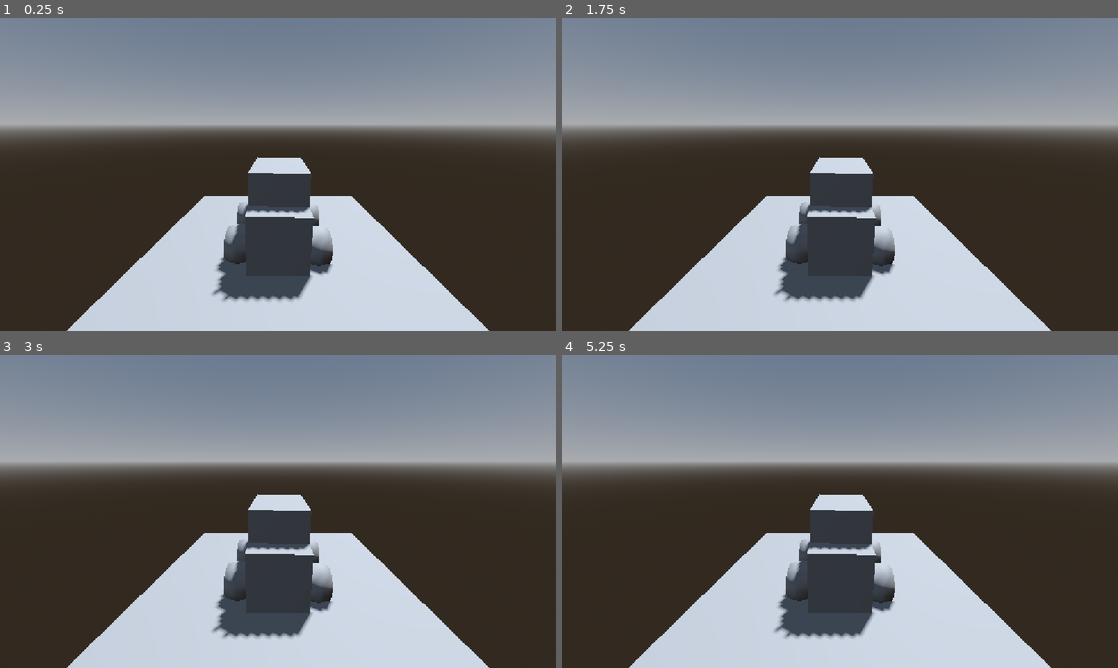
Above: before the commit, frames 1-4 (two rows, left to right).
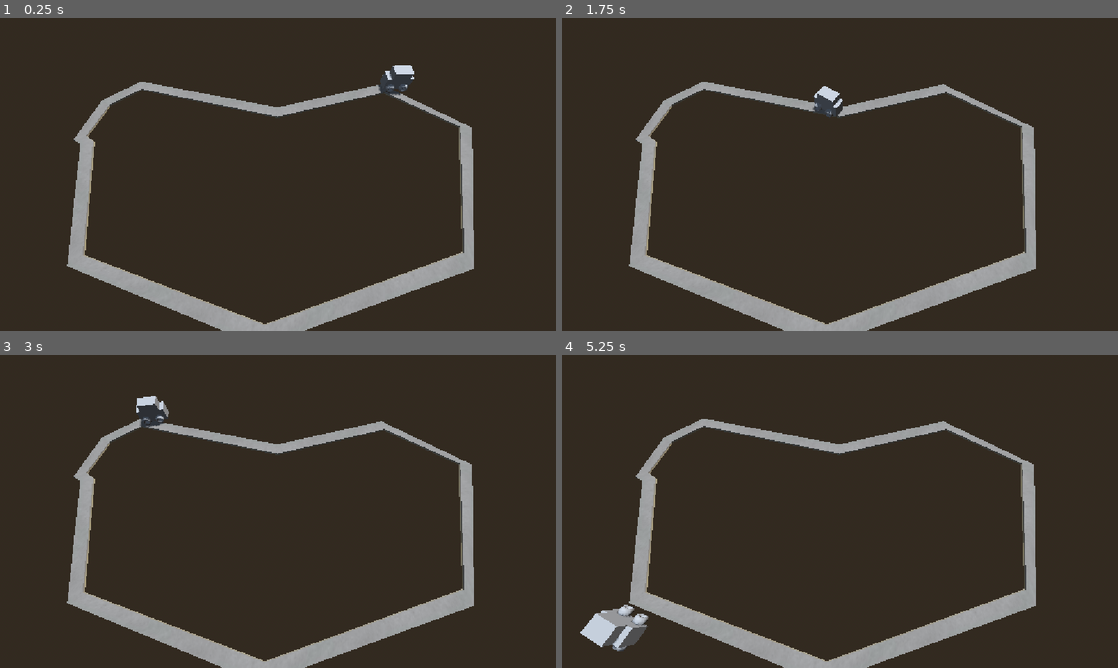
Above: after the commit, the same moments.

Repository: MauroEscalante-Hub/Linea-San-Gnomo
Game: Godot game, scene res://Escenas/test.tscn
Same seed, same stepped clock (60 frames per second), same inputs: the game is played once before the commit and once after it. Before the commit the project has no main scene; this scene is started directly in both runs.
Inputs:
- Up to frame 1 (0.25 s): no input
- Up to frame 2 (1.75 s): no input
- Up to frame 3 (3 s): no input
- Up to frame 4 (5.25 s): no input

The runs differ from the first frame. In frame 1, 63% of the frame differs, in the area x 0-100%, y 0-100%; in frame 2, 64%; in frame 3, 63%; in frame 4, 64%.

Commit message:
Autito(tren ) se mueve fuera del path 3D
Creaccion del tren  y una prueba testeo

Diff:
--- a/Escenas/Tren/Vagon.tscn
+++ b/Escenas/Tren/Vagon.tscn
@@ -1,4 +1,6 @@
 [gd_scene format=4 uid="uid://pmc2plsrtcig"]
+
+[ext_resource type="Script" uid="uid://bv0mo455wfo0x" path="res://Scripts/vagon.gd" id="1_4b57l"]
 
 [sub_resource type="ArrayMesh" id="ArrayMesh_182kk"]
 _surfaces = [{
@@ -15,6 +17,7 @@
 size = Vector3(0.9869995, 1.649292, 2.314331)
 
 [node name="VehicleBody3D" type="VehicleBody3D" unique_id=2072145692]
+script = ExtResource("1_4b57l")
 
 [node name="CSGBakedMeshInstance3D" type="MeshInstance3D" parent="." unique_id=1605239507]
 mesh = SubResource("ArrayMesh_182kk")
@@ -34,7 +37,6 @@
 size = Vector3(1, 0.58154297, 1.5257568)
 
 [node name="Ruedas" type="CSGCombiner3D" parent="CSGCombiner3D" unique_id=1114049178]
-transform = Transform3D(1, 0, 0, 0, 1, 0, 0, 0, 1, 0, -0.14361227, 0)
 
 [node name="CSGTorus3D" type="CSGTorus3D" parent="CSGCombiner3D/Ruedas" unique_id=1065254063]
 transform = Transform3D(-1.9352614e-08, -0.96381086, 0, 0.4427362, -4.212951e-08, 0, 0, 0, 0.4668206, -0.6977424, -0.1187105, -1.1500455)
@@ -49,7 +51,6 @@
 sides = 10
 
 [node name="Ruedas2" type="CSGCombiner3D" parent="CSGCombiner3D" unique_id=1347310218]
-transform = Transform3D(1, 0, 0, 0, 1, 0, 0, 0, 1, 0, -0.14361227, 1.1315558)
 
 [node name="CSGTorus3D" type="CSGTorus3D" parent="CSGCombiner3D/Ruedas2" unique_id=1639560017]
 transform = Transform3D(-1.9352614e-08, -0.96381086, 0, 0.4427362, -4.212951e-08, 0, 0, 0, 0.4668206, -0.6977424, -0.1187105, -1.1500455)
@@ -68,13 +69,21 @@
 shape = SubResource("BoxShape3D_5cipi")
 
 [node name="Giro1" type="VehicleWheel3D" parent="." unique_id=2007168836]
-transform = Transform3D(1, 0, 0, 0, 0.6328617, 0, 0, 0, 0.629076, -0.6934922, -0.24459565, -0.01856935)
+transform = Transform3D(1, 0, 0, 0, 0.6328617, 0, 0, 0, 0.629076, -0.6941999, -0.24459565, -0.01856935)
+use_as_steering = true
+damping_relaxation = 1.165
 
 [node name="Giro2" type="VehicleWheel3D" parent="." unique_id=575587241]
-transform = Transform3D(1, 0, 0, 0, 0.6328617, 0, 0, 0, 0.629076, 0.6294624, -0.24459565, -0.01856935)
+transform = Transform3D(1, 0, 0, 0, 0.6328617, 0, 0, 0, 0.629076, 0.6697623, -0.24459565, -0.01856935)
+use_as_steering = true
+damping_relaxation = 1.165
 
 [node name="Track1" type="VehicleWheel3D" parent="." unique_id=245557345]
-transform = Transform3D(1, 0, 0, 0, 0.6328617, 0, 0, 0, 0.629076, 0.6294624, -0.24459565, -1.1820234)
+transform = Transform3D(1, 0, 0, 0, 0.6328617, 0, 0, 0, 0.629076, 0.6989818, -0.24459565, -1.1820234)
+use_as_traction = true
+damping_relaxation = 1.165
 
 [node name="Track2" type="VehicleWheel3D" parent="." unique_id=1285573281]
-transform = Transform3D(1, 0, 0, 0, 0.6328617, 0, 0, 0, 0.629076, -0.8517179, -0.24459565, -1.1820234)
+transform = Transform3D(1, 0, 0, 0, 0.6328617, 0, 0, 0, 0.629076, -0.6778424, -0.24459565, -1.1820234)
+use_as_traction = true
+damping_relaxation = 1.165
--- /dev/null
+++ b/Escenas/Tren/vagon.gd
@@ -0,0 +1,11 @@
+extends VehicleBody3D
+
+
+# Called when the node enters the scene tree for the first time.
+func _ready() -> void:
+	pass # Replace with function body.
+
+
+# Called every frame. 'delta' is the elapsed time since the previous frame.
+func _process(delta: float) -> void:
+	pass
--- /dev/null
+++ b/Escenas/path_follow_3d.gd
@@ -0,0 +1,8 @@
+extends PathFollow3D
+
+var speed = 0.1
+
+
+# Called every frame. 'delta' is the elapsed time since the previous frame.
+func _process(delta: float) -> void:
+	progress_ratio += delta*speed
--- a/Escenas/test.tscn
+++ b/Escenas/test.tscn
@@ -1,6 +1,8 @@
 [gd_scene format=3 uid="uid://7aj8xokmkfe2"]
 
 [ext_resource type="PackedScene" uid="uid://pmc2plsrtcig" path="res://Escenas/Tren/Vagon.tscn" id="1_37kl0"]
+[ext_resource type="PackedScene" uid="uid://bll051db7doyj" path="res://path.tscn" id="2_d1ytv"]
+[ext_resource type="Script" uid="uid://cmv6ib0nhjx2s" path="res://Escenas/path_follow_3d.gd" id="2_m32vk"]
 
 [sub_resource type="ProceduralSkyMaterial" id="ProceduralSkyMaterial_37kl0"]
 sky_horizon_color = Color(0.66224277, 0.6717428, 0.6867428, 1)
@@ -28,7 +30,8 @@
 shadow_enabled = true
 
 [node name="MeshInstance3D" type="MeshInstance3D" parent="." unique_id=1263049691]
-transform = Transform3D(2.4365098, 0, 0, 0, 1, 0, 0, 0, 3.1672177, -0.0015096664, 0.0057640076, -0.0027635098)
+transform = Transform3D(8.25816, 0, 0, 0, 1, 0, 0, 0, 8.880886, 0, 0, 0)
+visible = false
 mesh = SubResource("PlaneMesh_5cipi")
 
 [node name="StaticBody3D" type="StaticBody3D" parent="MeshInstance3D" unique_id=1580259800]
@@ -36,8 +39,20 @@
 [node name="CollisionShape3D" type="CollisionShape3D" parent="MeshInstance3D/StaticBody3D" unique_id=1529049131]
 shape = SubResource("ConcavePolygonShape3D_8uh7m")
 
-[node name="VehicleBody3D" parent="." unique_id=2072145692 instance=ExtResource("1_37kl0")]
-transform = Transform3D(1, 0, 0, 0, 1, 0, 0, 0, 1, 0, 0.5216222, 0)
+[node name="Camera3D" type="Camera3D" parent="." unique_id=1074324620]
+transform = Transform3D(1, 0, 0, 0, 0.38706774, 0.9220513, 0, -0.9220513, 0.38706774, 0, 14.005024, 8.22526)
 
-[node name="Camera3D" type="Camera3D" parent="." unique_id=1074324620]
-transform = Transform3D(1, 0, 0, 0, 0.9709356, 0.23934105, 0, -0.23934105, 0.9709356, 0, 2.3172727, 3.2160318)
+[node name="Node3D" parent="." unique_id=716112968 instance=ExtResource("2_d1ytv")]
+physics_interpolation_mode = 1
+
+[node name="PathFollow3D" type="PathFollow3D" parent="Node3D" unique_id=289839413]
+transform = Transform3D(0.99999887, 0, 0, 0, 1.0000303, 0, 0, 0, 0.99999887, 10.198107, -0.19000003, -4.2788615)
+progress = 70.4
+h_offset = 0.655
+v_offset = -0.19
+rotation_mode = 4
+use_model_front = true
+script = ExtResource("2_m32vk")
+
+[node name="VehicleBody3D" parent="Node3D/PathFollow3D" unique_id=2072145692 instance=ExtResource("1_37kl0")]
+transform = Transform3D(0.9750549, 0, -0.22196302, 0, 1, 0, 0.22196302, 0, 0.9750549, -1.4028506, 0.87919235, -1.2732)
--- /dev/null
+++ b/path.tscn
@@ -0,0 +1,33 @@
+[gd_scene format=3 uid="uid://bll051db7doyj"]
+
+[ext_resource type="Texture2D" uid="uid://mmufyxugh7qh" path="res://Assets/Texturas/road_road_0019_03_thumb.jpg" id="1_jnavc"]
+
+[sub_resource type="Curve3D" id="Curve3D_cnff4"]
+closed = true
+_data = {
+"points": PackedVector3Array(0, 0, 0, 0, 0, 0, -0.030809402, 0, -2.8191042, 0, 0, 0, 0, 0, 0, -4.9295807, 0, -4.698507, 3.5629044, 0, 0.08383322, -3.5629044, 0, -0.08383322, -9.97613, 0, -6.140769, 0.50432205, 0, -2.3754036, -0.50432205, 0, 2.3754036, -15.31623, 0, -1.9062443, 1.1472378, 0, -3.3448803, -1.1472378, 0, 3.3448803, -14.947606, 0, 1.1861801, 0, 0, 0, 0, 0, 0, -10.8450775, 0, 9.552734, 0, 0, 0, 0, 0, 0, -0.50299835, 0, 11.631831, 0, 0, 0, 0, 0, 0, 11.904289, 0, 7.733596, 0, 0, 0, 0, 0, 0, 13.245621, 0, 4.5060253, 0, 0, 0, 0, 0, 0, 14.67078, 0, 0.9850373, 0, 0, 0, 0, 0, 0, 14.88036, 0, -1.8652847, 0, 0, 0, 0, 0, 0, 9.556961, 0, -5.5120215),
+"tilts": PackedFloat32Array(0, 0, 0, 0, 0, 0, 0, 0, 0, 0, 0, 0)
+}
+point_count = 12
+
+[sub_resource type="StandardMaterial3D" id="StandardMaterial3D_ckofj"]
+albedo_texture = ExtResource("1_jnavc")
+
+[node name="ruta" type="Path3D" unique_id=2009983065]
+curve = SubResource("Curve3D_cnff4")
+
+[node name="CSGPolygon3D" type="CSGPolygon3D" parent="." unique_id=962247849]
+use_collision = true
+polygon = PackedVector2Array(0, 0, 0.031677246, 0.13574219, 1.0010376, 0.115234375, 1, 0)
+mode = 2
+path_node = NodePath("..")
+path_interval_type = 0
+path_interval = 0.33
+path_simplify_angle = 38.7
+path_rotation = 2
+path_rotation_accurate = true
+path_local = true
+path_continuous_u = true
+path_u_distance = 10.0
+path_joined = false
+material = SubResource("StandardMaterial3D_ckofj")
--- a/project.godot
+++ b/project.godot
@@ -11,6 +11,7 @@
 [application]
 
 config/name="Tren Intento mil"
+run/main_scene="uid://7aj8xokmkfe2"
 config/features=PackedStringArray("4.7", "GL Compatibility")
 config/icon="res://icon.svg"
 
Binary file added: Assets/Texturas/road_road_0019_03_thumb.jpg
Not shown, added: Assets/Texturas/road_road_0019_03_thumb.jpg.import
Not shown, added: Escenas/Tren/vagon.gd.uid
Not shown, added: Escenas/path_follow_3d.gd.uid
